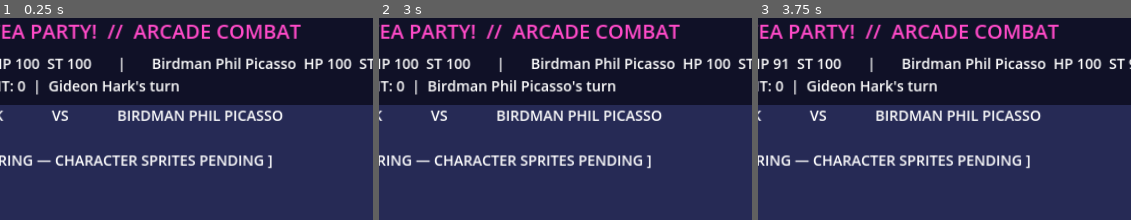
Above: before the commit, frames 1-3 (left to right).
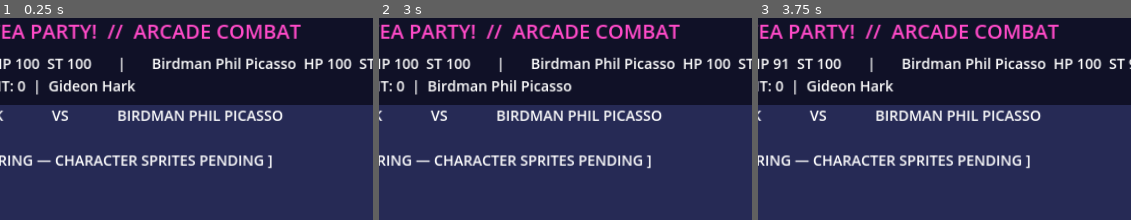
Above: after the commit, the same moments.

Repository: Cardinalrampolla/APW-NO-TEA-PARTY
Game: Godot game, scene res://combat_arcade.tscn
The game is run twice, just before and just after one commit, with the same random seed, the same clock (stepped at 60 frames per second) and the same inputs. This scene is started directly instead of the project's main scene.
Inputs:
- Up to frame 1 (0.25 s): no input
- Up to frame 2 (3 s): click "RESTART MATCH" at 0.5 s; click "RESTART MATCH" at 1.25 s; click "RESTART MATCH" at 2 s; click "RECOVER" at 2.75 s
- Up to frame 3 (3.75 s): click "STRIKE" at 3.5 s
The pictures show only the part of the screen within x 15-65%, y 0-50%; the shares and areas given below are measured in that part.

The runs differ from the first frame. In frame 1, 0.3% of the frame differs, in the area x 36-48%, y 31-37%; in frame 2, 0.3%; in frame 3, 0.3%.

Commit message:
Make HUD turn status explicit and parser-friendly

Diff:
--- a/combat_arcade.gd
+++ b/combat_arcade.gd
@@ -63,11 +63,13 @@
     var a: Dictionary = game.wrestlers[0]
     var b: Dictionary = game.wrestlers[1]
     var turn_name: String = game.wrestlers[game.current_turn]["name"]
+    var phase_text := "REFEREE COUNT: %d  |  %s" % [game.pin_count, turn_name]
+    if game.match_over:
+        phase_text = "WINNER: " + str(game.wrestlers[game.winner]["name"])
     status_label.text = "%s  HP %d  ST %d       |       %s  HP %d  ST %d\n%s" % [
         a["name"], a["health"], a["stamina"],
         b["name"], b["health"], b["stamina"],
-        "WINNER: " + str(game.wrestlers[game.winner]["name"]) if game.match_over else
-        "REFEREE COUNT: %d  |  %s" % [game.pin_count, turn_name + "'s turn"]
+        phase_text
     ]
     for child in actions.get_children():
         actions.remove_child(child)
